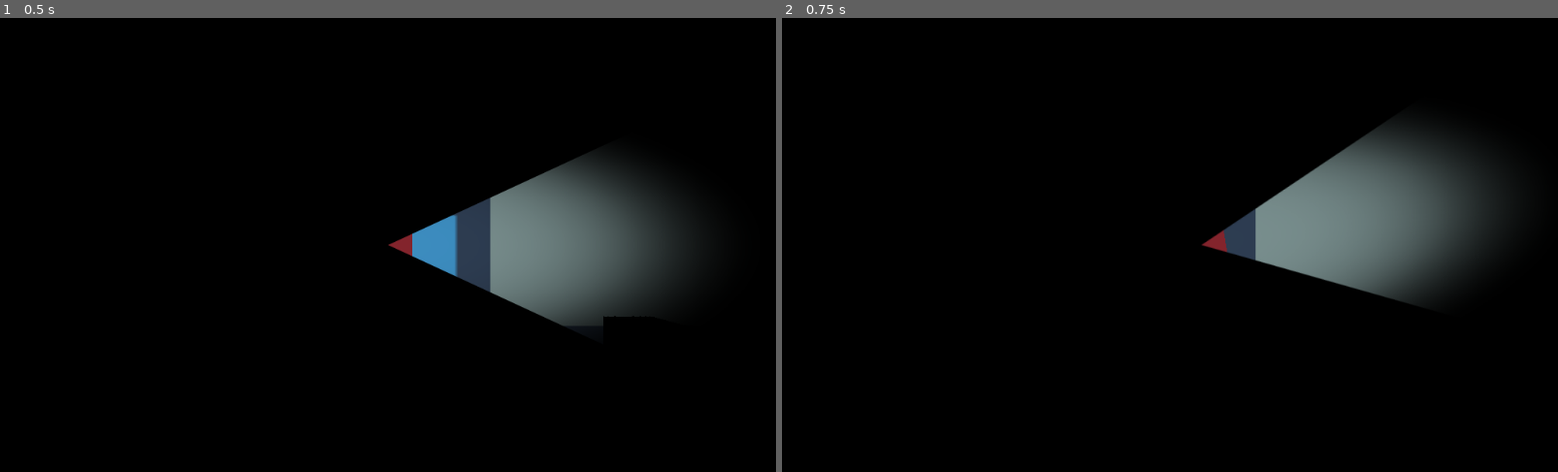
Above: before the commit, frames 1-2 (left to right).
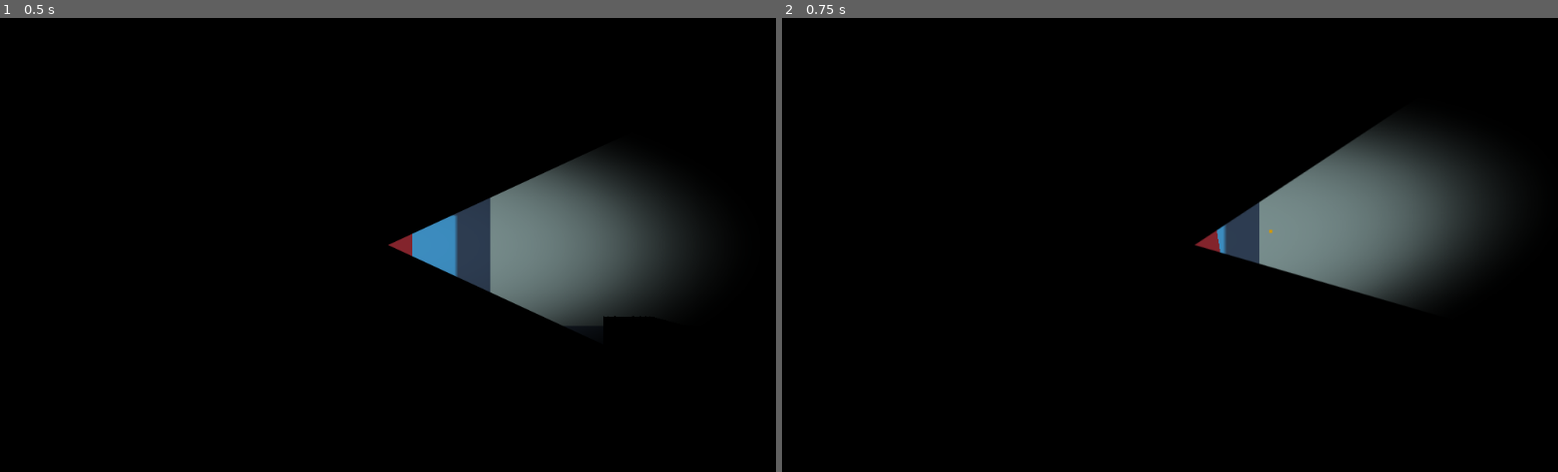
Above: after the commit, the same moments.

Repository: ghfox/overheadpoc
Game: Godot game, scene res://Scn/Room.tscn
Two runs of this game, one before a commit and one after it. Both use one fixed random seed, a clock stepped at 60 frames per second and the inputs below. The engine's default icon, where the game draws it, is replaced by a stand-in: a white triangle on a blue panel in a dark square.
Inputs (mouse positions are in pixels of both pictures, inside the frame that each line leads up to):
- Up to frame 1 (0.5 s): no input
- Up to frame 2 (0.75 s): tap Enter at 0.5 s; move the mouse to (1340, 222) at 0.52 s; hold D from 0.53 s (still down); click (1340, 222) at 0.6 s

Frame 1 is identical in both runs. In frame 2, 0.5% of the frame differs, in the area x 53-81%, y 23-64%.

Commit message:
added bullets

Diff:
--- a/Scn/Player.tscn
+++ b/Scn/Player.tscn
@@ -28,3 +28,7 @@
 drag_margin_top = 0.0
 drag_margin_right = 0.0
 drag_margin_bottom = 0.0
+
+[node name="Shottimer" type="Timer" parent="."]
+wait_time = 0.001
+one_shot = true
--- /dev/null
+++ b/Scn/PlayerBullet.tscn
@@ -0,0 +1,21 @@
+[gd_scene load_steps=4 format=2]
+
+[ext_resource path="res://Spr/bullet.png" type="Texture" id=1]
+[ext_resource path="res://Scr/PlayerBullet.gd" type="Script" id=2]
+
+[sub_resource type="RectangleShape2D" id=1]
+extents = Vector2( 2, 2 )
+
+[node name="PlayerBullet" type="KinematicBody2D"]
+collision_layer = 1024
+collision_mask = 1024
+script = ExtResource( 2 )
+
+[node name="Sprite" type="Sprite" parent="."]
+texture = ExtResource( 1 )
+
+[node name="CollisionShape2D" type="CollisionShape2D" parent="."]
+shape = SubResource( 1 )
+
+[node name="Timer" type="Timer" parent="."]
+[connection signal="timeout" from="Timer" to="." method="_on_Timer_timeout"]
--- a/Scr/Controller.gd
+++ b/Scr/Controller.gd
@@ -7,19 +7,14 @@
 var cursorAngle = 0
 var joyCursor = Vector2(0,0)
 var mouseHasMoved = false
-
 #state vars
-var focusAbilityPressed = false
 var actionFocusAbility = "focus_ability"
-var attackPressed = false
 var actionAttack = "attack"
-
 #Movement keybinds
 var pressUp
 var pressDown
 var pressLeft
 var pressRight
-
 #joy configs
 var joyPort
 var joyMoveDz
@@ -45,7 +40,6 @@
 	pressDown = KEY_S
 	pressLeft = KEY_A
 	pressRight = KEY_D
-
 	#joy configs
 	joyPort = 0      #these should be moved elsewhere
 	joyMoveDz = 0.1
@@ -56,7 +50,6 @@
 	#Cursor joybinds
 	joyCursorV = 3
 	joyCursorH = 2
-
 	#state action binds
 	InputMap.action_erase_events(actionFocusAbility)
 	InputMap.action_add_event(actionFocusAbility,create_key_event(KEY_SHIFT))
@@ -102,8 +95,6 @@
 func _input(event):
 	if(!mouseHasMoved):
 		mouseHasMoved = event is InputEventMouseMotion
-	focusAbilityPressed = Input.get_action_strength(actionFocusAbility) > 0.5
-	attackPressed = Input.get_action_strength(actionAttack) > 0.5
 
 #helpers
 
--- a/Scr/Player.gd
+++ b/Scr/Player.gd
@@ -1,19 +1,30 @@
 extends KinematicBody2D
 
 var move = Vector2(0,0)
+var playerBullet = preload("res://Scn/PlayerBullet.tscn")
 
-# Called when the node enters the scene tree for the first time.
-func _ready():
-	pass # Replace with function body.
+var focusAbilityPressed = false
 
+#func _ready():
 
-# Called every frame. 'delta' is the elapsed time since the previous frame.
 func _process(_delta):
 	rotation = Controller.getCursorAngle(get_global_position(),get_global_mouse_position())
-	move = Controller.getMove() * 320
+	move = Controller.getMove() * (250)
 	move_and_slide(move)
-	if(Controller.focusAbilityPressed):
+	if(focusAbilityPressed):
 		Engine.time_scale = 0.5
 	else:
 		Engine.time_scale = 1
-	pass
+	if(Input.get_action_strength(Controller.actionAttack) > 0.5):
+		attack()
+
+func attack():
+	if($Shottimer.time_left == 0):
+		$Shottimer.start(0.5)
+		var newBullet = playerBullet.instance()
+		newBullet.position = position + (Vector2(cos(rotation),sin(rotation)) * 32 )
+		newBullet.DIR = rotation
+		get_parent().add_child_below_node(self,newBullet)
+
+func _input(event):
+	focusAbilityPressed = (Input.get_action_strength(Controller.actionFocusAbility) > 0.5)
--- /dev/null
+++ b/Scr/PlayerBullet.gd
@@ -0,0 +1,17 @@
+extends KinematicBody2D
+
+export var SPEED = 850
+export var DAM = 100
+export var DIR = 360
+export var LIFESPAN = 0.5
+var velocity = Vector2(0,0)
+
+func _ready():
+	velocity = Vector2(cos(DIR),sin(DIR)) * SPEED
+	$Timer.start(LIFESPAN)
+
+func _process(delta):
+	move_and_collide(velocity * delta)
+
+func _on_Timer_timeout():
+	get_parent().remove_child(self)
Binary file added: Spr/bullet.png
Not shown, added: Spr/bullet.png.import
